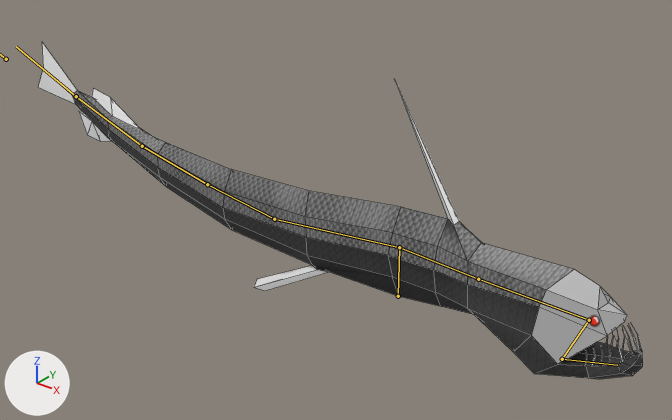
What one commit did to the FBX model Jasper's Files/Current FBX/Viper.fbx.
Camera for both pictures: a camera (50 mm lens) standing at (2.47, -3.63, 2.64) and looking at (-0.51, 0.09, 0.33). Lighting does not change. The marker at lower left points along +X, +Y and +Z. Both versions are drawn at frame 38 of the action 'Armature|ArmatureAction.001'; the numbers are the values there. The bones that bend it are drawn over the model as lines. Mesh edges are drawn as thin lines.
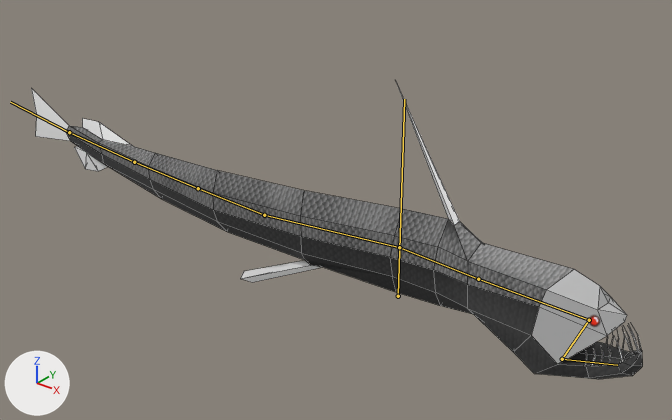
Changed parts and their boxes (x1, y1, x2, y2) in the pictures (672 x 420 px):
'Cube', posed (13% shorter): before (38, 42, 643, 379); after (31, 85, 643, 379)
bone 'Bone.001', root to tip: before (399, 247) to (274, 219); after (399, 247) to (264, 215)
bone 'Bone.002', root to tip: before (274, 219) to (207, 184); after (264, 215) to (198, 188)
bone 'Bone.003', root to tip: before (207, 184) to (142, 146); after (198, 188) to (134, 162)
bone 'Bone.004', root to tip: before (142, 146) to (76, 96); after (134, 162) to (69, 132)

The change, as a list of edits to the scene's bpy script:
```text
Change bone_bone_001:
    where bone_bone_001 = bpy.data.objects['Armature'].pose.bones['Bone.001']  # child of 'Root'
    bone_bone_001.rotation_quaternion: (0.997, 0.07, -0.001, 0.021) -> (0.989, 0.134, -0.05, -0.03)  # degrees (8, 0, 2) -> degrees (16, -5, -4)
Change bone_bone_002:
    where bone_bone_002 = bpy.data.objects['Armature'].pose.bones['Bone.002']  # child of 'Bone.001'
    bone_bone_002.rotation_quaternion: (0.994, -0.089, -0.004, -0.058) -> (0.986, -0.156, 0.01, 0.05)  # degrees (-10, -1, -7) -> degrees (-18, 2, 6)
Change bone_bone_003:
    where bone_bone_003 = bpy.data.objects['Armature'].pose.bones['Bone.003']  # child of 'Bone.002'
    bone_bone_003.rotation_quaternion: (0.999, -0.01, 0.0, -0.04) -> (1.0, -0.018, 0.017, -0.016)  # degrees (-1, 0, -5) -> degrees (-2, 2, -2)
Change bone_bone_004:
    where bone_bone_004 = bpy.data.objects['Armature'].pose.bones['Bone.004']  # child of 'Bone.003'
    bone_bone_004.rotation_quaternion: (0.994, 0.031, 0.007, -0.101) -> (0.997, 0.044, 0.025, -0.052)  # degrees (3, 1, -12) -> degrees (5, 3, -6)
```
